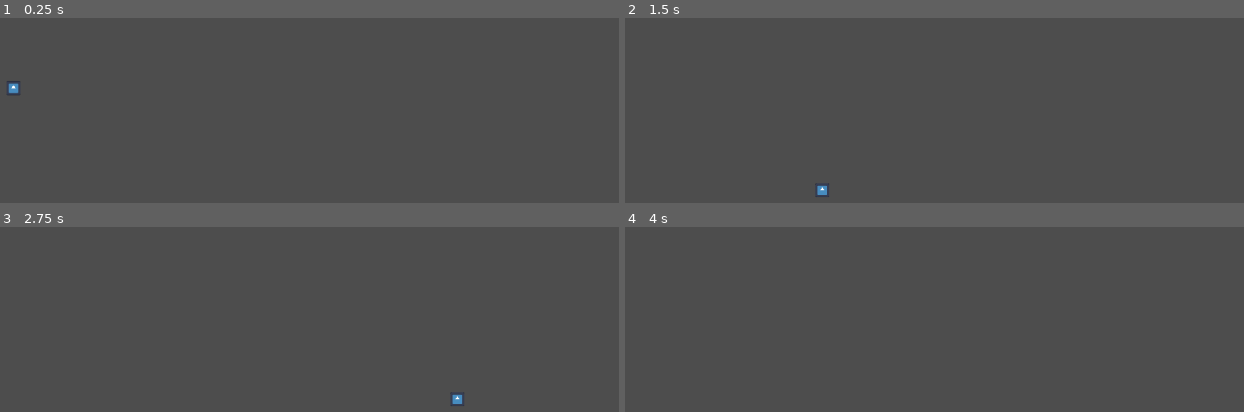
Above: before the commit, frames 1-4 (two rows, left to right).
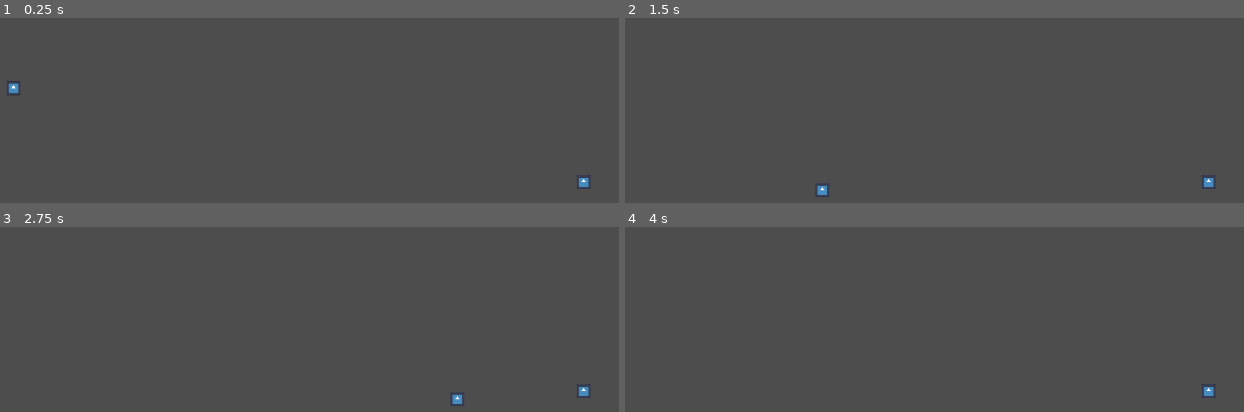
Above: after the commit, the same moments.

Repository: ThatMysticShadow/Plug-n-Play-F24
Game: Godot game, scene res://game/level/test_environment.tscn
Two runs of this game, one before a commit and one after it. Both use one fixed random seed, a clock stepped at 60 frames per second and the inputs below. The project has no main scene, so this scene is started directly. The engine's default icon, where the game draws it, is replaced by a stand-in: a white triangle on a blue panel in a dark square.
Inputs:
- Up to frame 1 (0.25 s): no input
- Up to frame 2 (1.5 s): hold D (player_right) from 0.53 s (still down); tap Space (player_jump) at 0.77 s
- Up to frame 3 (2.75 s): tap Space (player_jump) at 1.52 s; release D (player_right) at 2.03 s; hold A (player_left) from 2.03 s (still down)
- Up to frame 4 (4 s): release A (player_left) at 2.78 s; hold D (player_right) from 2.78 s (still down); tap Space (player_jump) at 3.02, 3.77 s

The runs differ from the first frame. In frame 1, less than 0.1% of the frame differs, in the area x 93-96%, y 84-93%; in frame 2, less than 0.1%; in frame 3, less than 0.1%; in frame 4, less than 0.1%.

Commit message:
Added player base and level end marker

Diff:
--- /dev/null
+++ b/game/level/level_end_marker.gd
@@ -0,0 +1,16 @@
+extends Area2D
+## As the name implies, this class represents what the player has to touch in order to
+## complete the level. Your level must have a level end marker in order for the player
+## to be able to beat your level and choose another level. DO NOT modify this code.
+class_name LevelEndMarker
+
+
+# Called when the node enters the scene tree for the first time.
+func _ready():
+	body_entered.connect(_on_area_entered)
+	area_entered.connect(_on_area_entered)
+
+
+func _on_area_entered(other):
+	if other is Player:
+		print("You have cleared this level")
--- /dev/null
+++ b/game/level/level_end_marker.tscn
@@ -0,0 +1,18 @@
+[gd_scene load_steps=4 format=3 uid="uid://bipl7yj7vdf1m"]
+
+[ext_resource type="Script" path="res://game/level/level_end_marker.gd" id="1_meh7v"]
+[ext_resource type="Texture2D" uid="uid://8o3jadyhldst" path="res://icon.svg" id="2_fdy27"]
+
+[sub_resource type="RectangleShape2D" id="RectangleShape2D_dstn7"]
+
+[node name="LevelEndMarker" type="Area2D"]
+editor_description = "This is the end of level marker. The player must touch this marker in order to beat your level. You should not need to modify this object for the most part, unless you want to change the hitbox size of the level end marker or change the sprite of the marker."
+script = ExtResource("1_meh7v")
+
+[node name="CollisionShape2D" type="CollisionShape2D" parent="."]
+shape = SubResource("RectangleShape2D_dstn7")
+debug_color = Color(0.979859, 0.141346, 0, 0.42)
+
+[node name="Sprite2D" type="Sprite2D" parent="."]
+scale = Vector2(0.16, 0.16)
+texture = ExtResource("2_fdy27")
--- a/game/level/test_environment.tscn
+++ b/game/level/test_environment.tscn
@@ -1,6 +1,7 @@
-[gd_scene load_steps=3 format=3 uid="uid://dl58qldrbrnkn"]
+[gd_scene load_steps=4 format=3 uid="uid://dl58qldrbrnkn"]
 
 [ext_resource type="PackedScene" uid="uid://xb5i5ynpctpq" path="res://game/player/player.tscn" id="1_uj18h"]
+[ext_resource type="PackedScene" uid="uid://bipl7yj7vdf1m" path="res://game/level/level_end_marker.tscn" id="2_ae8rh"]
 
 [sub_resource type="RectangleShape2D" id="RectangleShape2D_7og8x"]
 size = Vector2(1172, 20)
@@ -21,3 +22,6 @@
 jump_strength = 700.0
 gravity = 3000.0
 max_fall_speed = 500.0
+
+[node name="LevelEndMarker" parent="." instance=ExtResource("2_ae8rh")]
+position = Vector2(1101, 609)
--- a/game/player/player.tscn
+++ b/game/player/player.tscn
@@ -6,6 +6,7 @@
 [sub_resource type="RectangleShape2D" id="RectangleShape2D_md56h"]
 
 [node name="Player" type="CharacterBody2D"]
+editor_description = "This is a very basic implementation of the player controller which has horizontal movement, jumping, and an animated sprite. DO NOT modify this packed scene or the player.gd script. You should instead create a script that extends the Player class and create a New Inherited Scene (by right clicking the player.tscn file and clicking \"New Inherited Scene\") to create your own custom player functionality."
 script = ExtResource("2_ebjth")
 
 [node name="Sprite2D" type="Sprite2D" parent="."]
